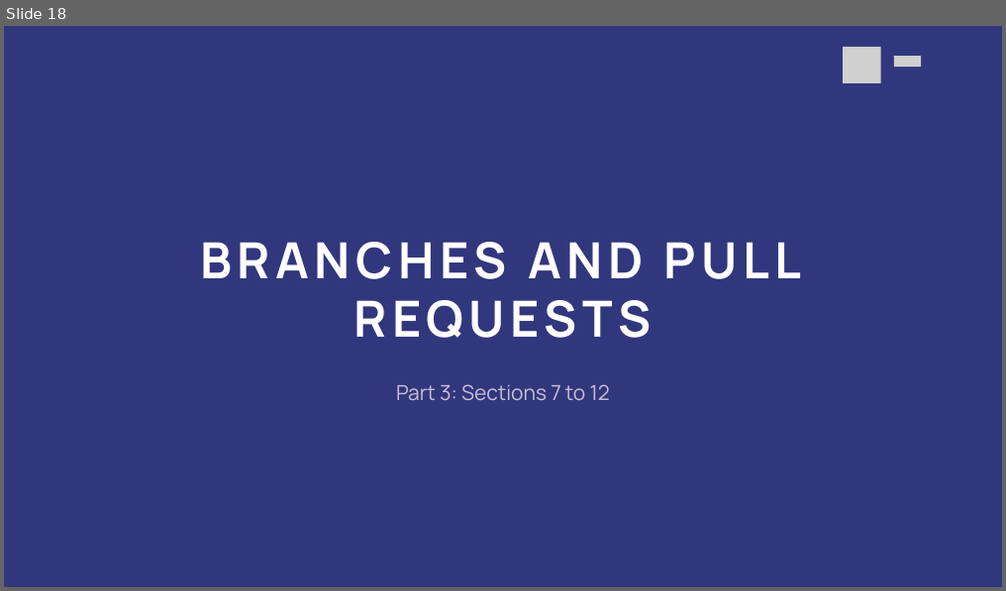
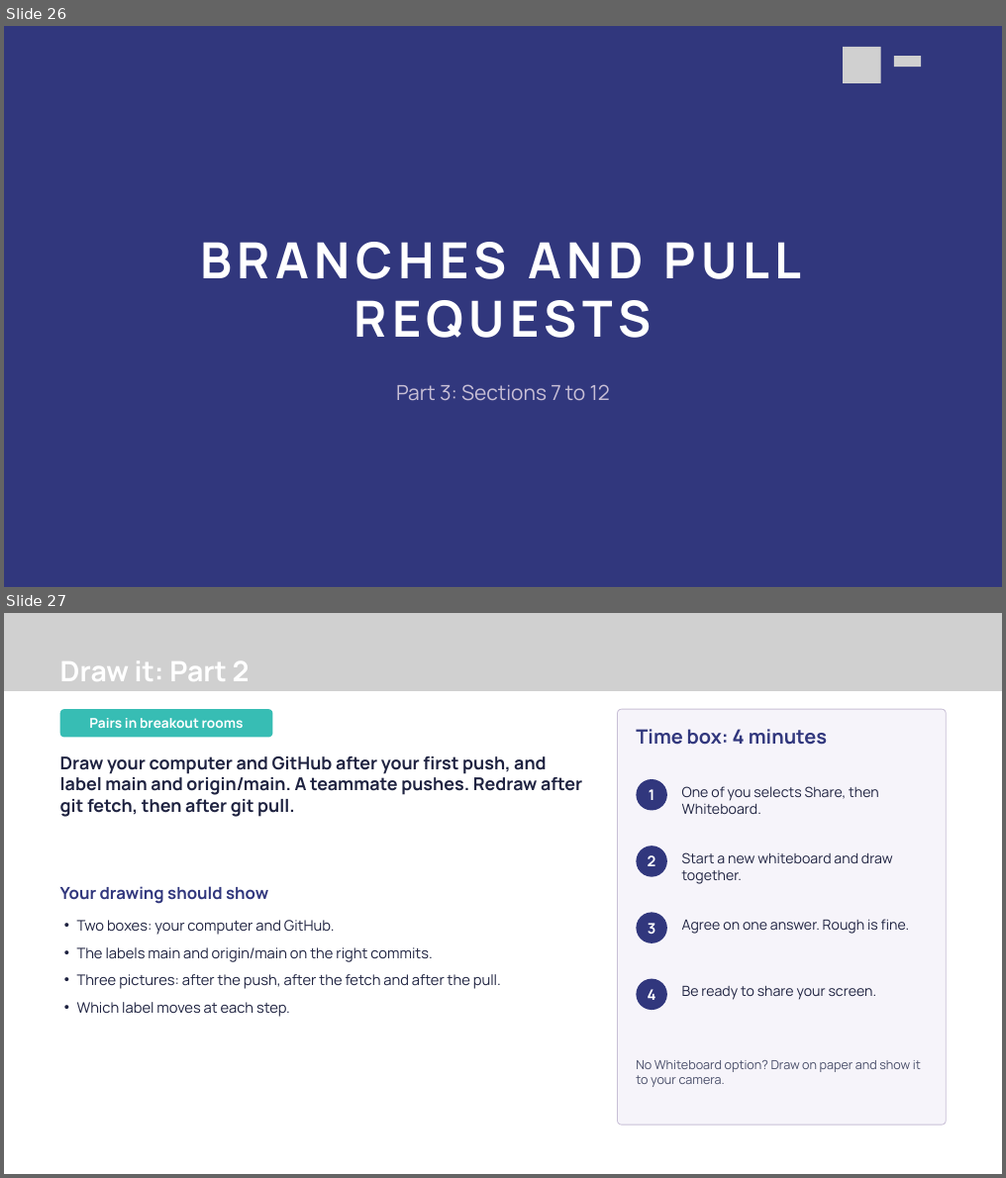
Before and after one commit to Revolution-Data-Platforms/Introduction-to-Git-Workshop, a slide deck: presentation/introduction-to-git-workshop.pptx. Shown one above the other, each under a label of ours: slide 18 before the commit, slides 26 and 27 after it. The pictures are 1006x591 and 1006x1178 pixels, drawn with LibreOffice and Linux fonts; fonts in the diff are those of the drawing; grey boxes stand for pictures; background and template pictures are left out. Boxes give left, top, right and bottom in pixels: in the first picture for what was removed or moved away, otherwise in the second. Text is boxed around its words. In the diff, an @@ line names an element or a change of style, - is before the commit and + after.

```diff
--- a/presentation/introduction-to-git-workshop.pptx
+++ b/presentation/introduction-to-git-workshop.pptx
@@ slide 27 added at (4, 613, 1002, 1174), background #FFFFFF @@
@@ freeform shape added at (4, 613, 1002, 691), fill #31377D @@
@@ picture added at (4, 613, 1002, 691) @@
@@ picture added at (843, 634, 881, 670) @@
@@ text added at (60, 662, 250, 681), 40.5 pt, text #FFFFFF, bold @@
+Draw it: Part 2
@@ picture added at (894, 643, 921, 654) @@
@@ rounded rectangle added at (59, 709, 272, 737), fill #37BDB4, 19.5 pt, text #FFFFFF, bold @@
+Pairs in breakout rooms
@@ rounded rectangle added at (617, 709, 945, 1125), fill #F6F4FA, outline #C8BFD6 1.13 pt @@
@@ text added at (636, 729, 827, 745), 28.5 pt, text #31377D, bold @@
+Time box: 4 minutes
@@ text added at (60, 757, 582, 817), 25.5 pt, text #1E2240, bold @@
+Draw your computer and GitHub after your first push, and label main and origin/main. A teammate pushes. Redraw after git fetch, then after git pull.
@@ ellipse added at (637, 779, 667, 810), fill #31377D, 21 pt, text #FFFFFF, bold @@
+1
@@ text added at (682, 786, 879, 814), 20.2 pt, text #1E2240 @@
+One of you selects Share, then Whiteboard.
@@ ellipse added at (637, 846, 667, 877), fill #31377D, 21 pt, text #FFFFFF, bold @@
+2
@@ text added at (682, 853, 893, 884), 20.2 pt, text #1E2240 @@
+Start a new whiteboard and draw together.
@@ text added at (60, 886, 268, 904), 24 pt, text #31377D, bold @@
+Your drawing should show
@@ text added at (77, 920, 501, 1017), 21 pt, text #1E2240 @@
+• Two boxes: your computer and GitHub.
+• The labels main and origin/main on the right commits.
+• Three pictures: after the push, after the fetch and after the pull.
+• Which label moves at each step.
@@ ellipse added at (637, 912, 667, 944), fill #31377D, 21 pt, text #FFFFFF, bold @@
+3
@@ text added at (682, 919, 910, 934), 20.2 pt, text #1E2240 @@
+Agree on one answer. Rough is fine.
@@ ellipse added at (637, 978, 667, 1010), fill #31377D, 21 pt, text #FFFFFF, bold @@
+4
@@ text added at (682, 986, 877, 1000), 20.2 pt, text #1E2240 @@
+Be ready to share your screen.
@@ text added at (636, 1060, 921, 1087), 18 pt, text #4A4F6A @@
+No Whiteboard option? Draw on paper and show it to your camera.
@@ what was slide 18 is now slide 26 @@
```
Also in this commit, not shown: 3 slides changed, 19 other slides added, 5 other files.
